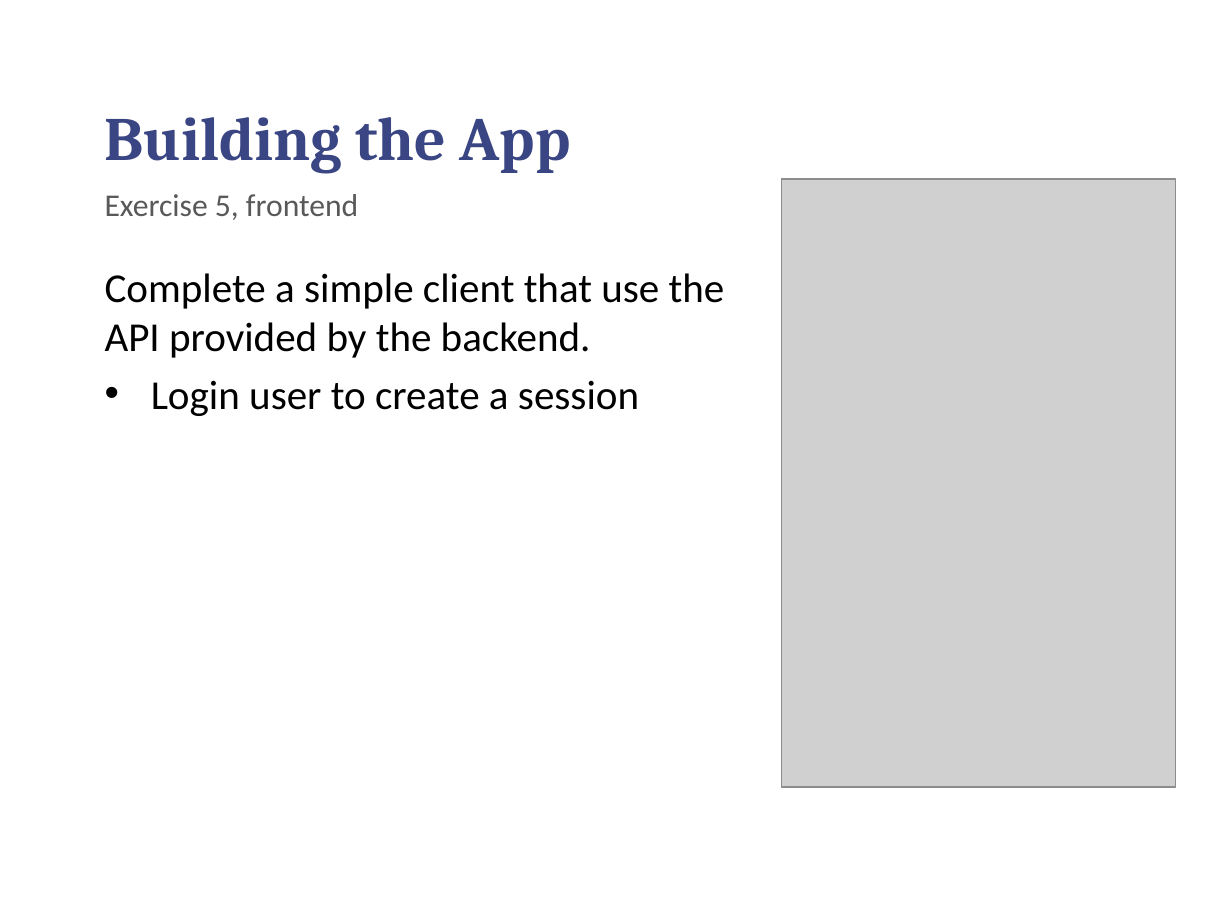
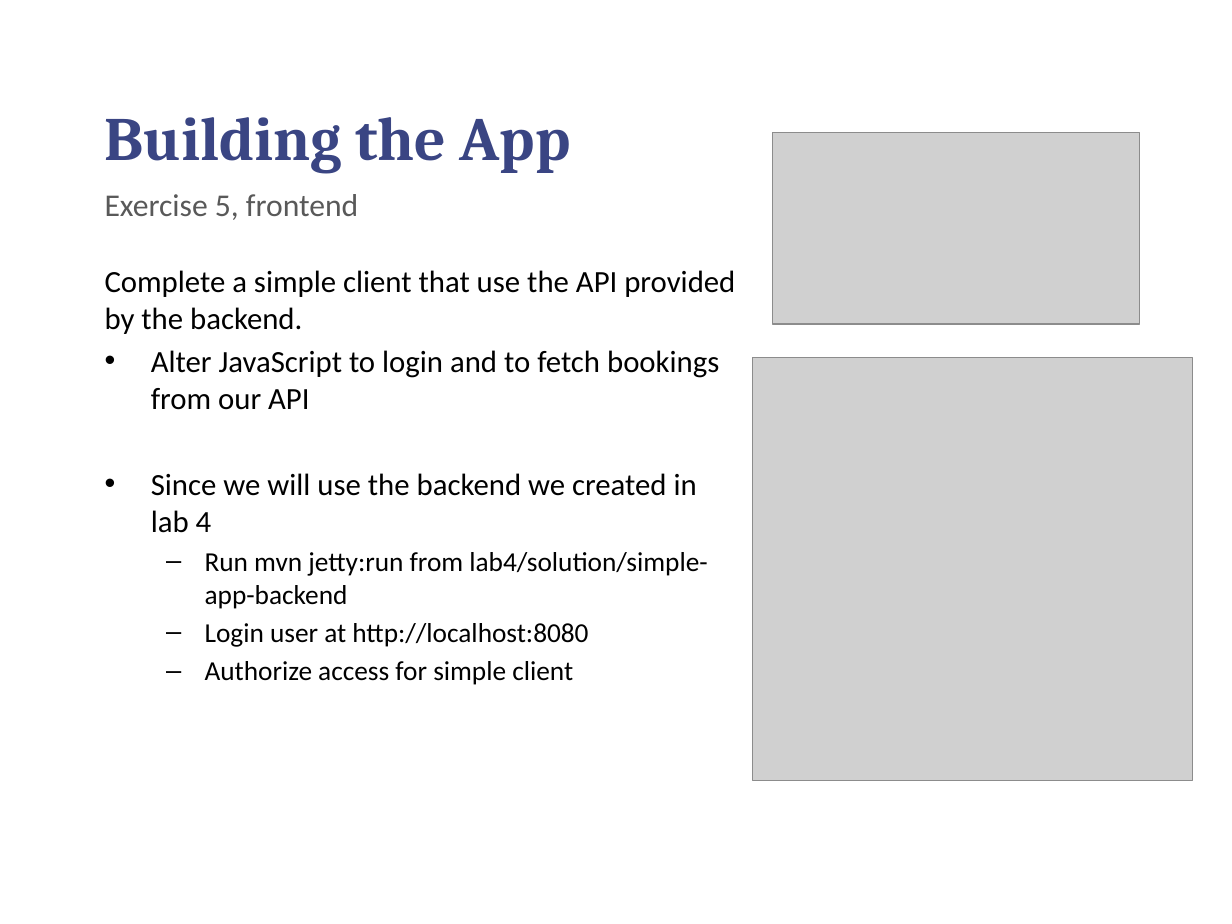
Before and after one commit to chilmers/cadec-healthcare-api-tutorial, a slide deck: slide 24 of Cadec-vårdens-apier.pptx (slide 23 before the commit). Drawn at 1232x924 pixels with LibreOffice and Linux fonts; fonts in the diff are those of the drawing; grey boxes stand for pictures; background and template pictures are left out. Boxes give left, top, right and bottom in pixels: in the first picture for what was removed or moved away, otherwise in the second. Text is boxed around its words. In the diff, an @@ line names an element or a change of style, - is before the commit and + after.

Commit message:
Updated lab5 ppt

```diff
--- a/Cadec-vårdens-apier.pptx
+++ b/Cadec-vårdens-apier.pptx
@@ picture added at box(772, 133, 1140, 324) @@
@@ text at box(105, 270, 735, 334): size 24 to 18 pt in "Complete a simple client that use the ..."; less space between paragraphs @@
@@ text at box(151, 350, 719, 685): text changed; size 24 to 16 pt @@
-• Login user to create a session
+• Alter JavaScript to login and to fetch bookings from our API
+• Since we will use the backend we created in lab 4
+  – Run mvn jetty:run from lab4/solution/simple-app-backend
+  – Login user at http://localhost:8080
+  – Authorize access for simple client
@@ picture: place and size @@
-picture at box(781, 179, 1175, 787)
+picture at box(753, 357, 1193, 780)
```
Also in this commit, not shown: 6 other slides changed, 1 slide added.
